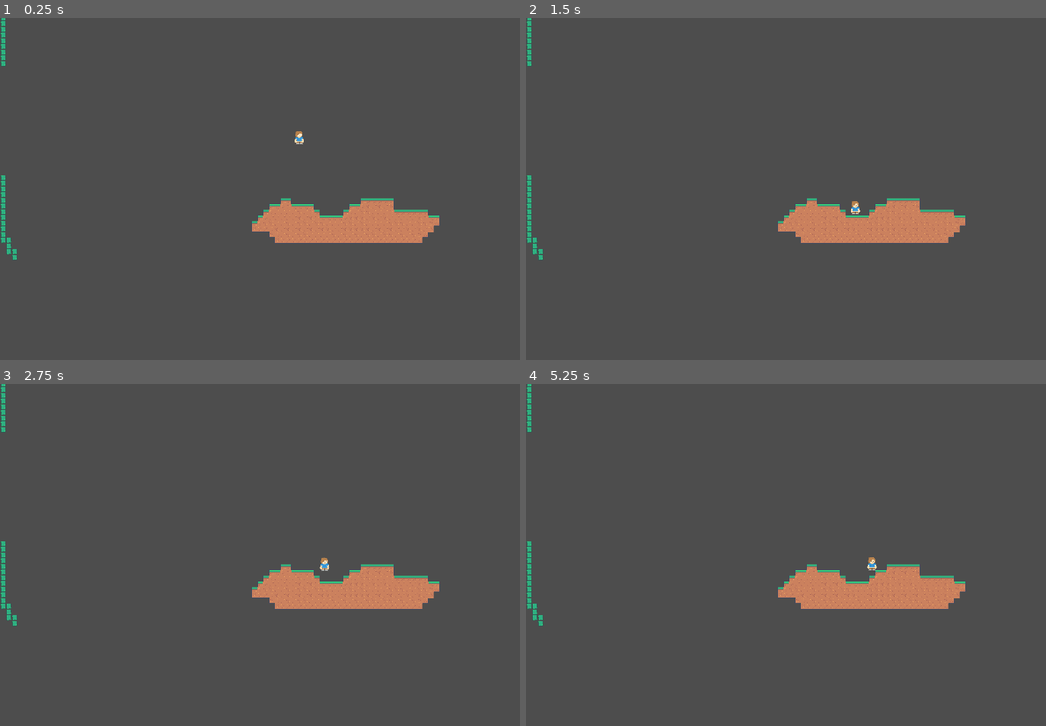
Above: before the commit, frames 1-4 (two rows, left to right).
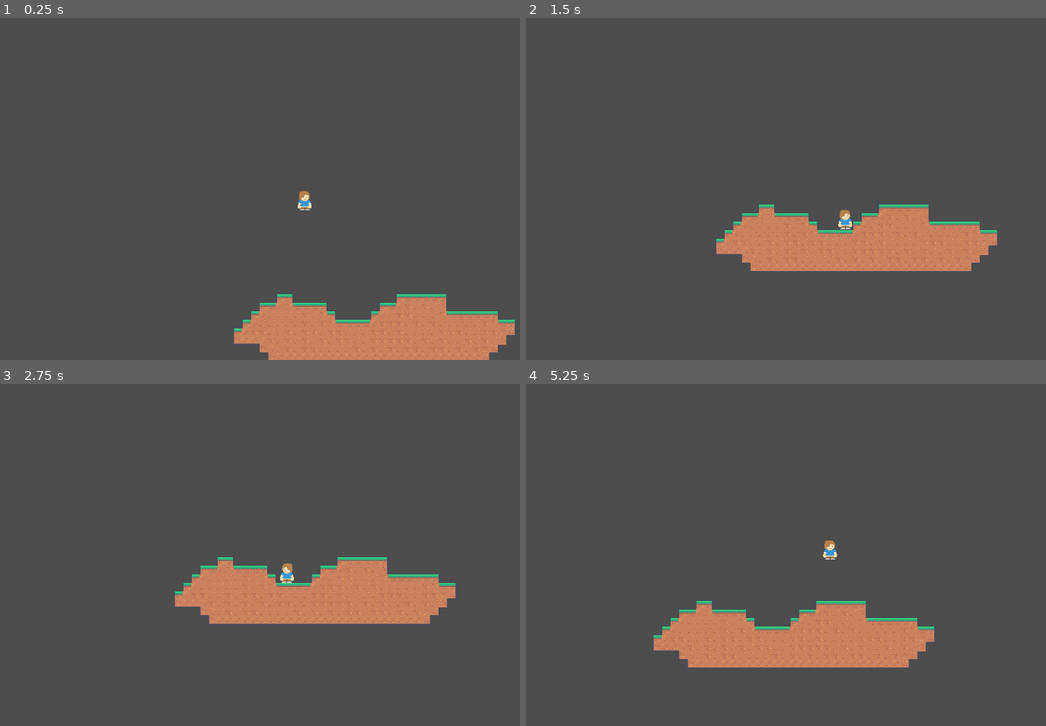
Above: after the commit, the same moments.

Repository: Nrojt/HHS-Game-Dev-Minor
Game: Godot game, scene res://levels/level.tscn
Two runs of this game, one before a commit and one after it. Both use one fixed random seed, a clock stepped at 60 frames per second and the inputs below.
Inputs:
- Up to frame 1 (0.25 s): no input
- Up to frame 2 (1.5 s): hold D (right) from 0.53 s (still down); tap W (jump) at 0.6, 0.77, 1.07, 1.35 s
- Up to frame 3 (2.75 s): tap W (jump) at 1.52, 1.82, 2.1 s; release D (right) at 2.03 s; hold A (left) from 2.03 s (still down)
- Up to frame 4 (5.25 s): release A (left) at 2.78 s; hold D (right) 2.78-4.28 s; tap W (jump) at 2.85, 3.02, 3.32, 3.6, 3.77, 4.07, 4.35, 4.52, 4.82, 5.1 s; hold A (left) 4.28-5.03 s; hold D (right) from 5.03 s (still down)

The runs differ from the first frame. In frame 1, 12% of the frame differs, in the area x 0-99%, y 0-100%; in frame 2, 7.4%; in frame 3, 6.0%; in frame 4, 12%.

Commit message:
Camera follows player, started on state machine

Diff:
--- a/finite-state-machine/levels/level.tscn
+++ b/finite-state-machine/levels/level.tscn
@@ -324,3 +324,13 @@
 [node name="Player" parent="." instance=ExtResource("2_85w51")]
 position = Vector2(816, 135)
 scale = Vector2(0.474717, 0.474717)
+
+[node name="RemoteTransform2D" type="RemoteTransform2D" parent="Player"]
+remote_path = NodePath("../../Camera2D")
+
+[node name="Camera2D" type="Camera2D" parent="."]
+position = Vector2(816, 135)
+scale = Vector2(0.474717, 0.474717)
+zoom = Vector2(1.5, 1.5)
+position_smoothing_enabled = true
+position_smoothing_speed = 3.0
--- a/finite-state-machine/player/player.tscn
+++ b/finite-state-machine/player/player.tscn
@@ -1,7 +1,15 @@
-[gd_scene load_steps=9 format=3 uid="uid://doqmldscj30lt"]
+[gd_scene load_steps=17 format=3 uid="uid://doqmldscj30lt"]
 
 [ext_resource type="Texture2D" uid="uid://8k4f8gshnegl" path="res://assets/female_tilesheet.png" id="1_77ul3"]
 [ext_resource type="Script" path="res://player/scripts/player.gd" id="1_p6x77"]
+[ext_resource type="Script" path="res://player/scripts/player_state_machine.gd" id="3_n408d"]
+[ext_resource type="Script" path="res://player/scripts/states/player_idle.gd" id="4_k7kal"]
+[ext_resource type="Script" path="res://player/scripts/states/player_walk.gd" id="5_2bxls"]
+[ext_resource type="Script" path="res://player/scripts/states/player_run.gd" id="6_hm8d3"]
+[ext_resource type="Script" path="res://player/scripts/states/player_jump.gd" id="7_jgfgs"]
+[ext_resource type="Script" path="res://player/scripts/states/player_slide.gd" id="8_l07wl"]
+[ext_resource type="Script" path="res://player/scripts/states/player_hurt.gd" id="9_n383v"]
+[ext_resource type="Script" path="res://player/scripts/states/player_dash.gd" id="10_sdrb6"]
 
 [sub_resource type="AtlasTexture" id="AtlasTexture_8midg"]
 atlas = ExtResource("1_77ul3")
@@ -58,20 +66,31 @@
 position = Vector2(0.5, 10.5)
 shape = SubResource("RectangleShape2D_ua4im")
 
-[node name="PlayerStateMachine" type="Node" parent="."]
+[node name="PlayerStateMachine" type="Node" parent="." node_paths=PackedStringArray("starting_state")]
+script = ExtResource("3_n408d")
+starting_state = NodePath("idle")
 
-[node name="Idle" type="Node" parent="PlayerStateMachine"]
+[node name="idle" type="Node" parent="PlayerStateMachine"]
+script = ExtResource("4_k7kal")
 
-[node name="Walk" type="Node" parent="PlayerStateMachine"]
+[node name="walk" type="Node" parent="PlayerStateMachine"]
+script = ExtResource("5_2bxls")
 
-[node name="Run" type="Node" parent="PlayerStateMachine"]
+[node name="run" type="Node" parent="PlayerStateMachine"]
+script = ExtResource("6_hm8d3")
 
-[node name="Jump" type="Node" parent="PlayerStateMachine"]
+[node name="jump" type="Node" parent="PlayerStateMachine"]
+script = ExtResource("7_jgfgs")
 
-[node name="Slide" type="Node" parent="PlayerStateMachine"]
+[node name="CoyoteTimer" type="Timer" parent="PlayerStateMachine/jump"]
 
-[node name="Hurt" type="Node" parent="PlayerStateMachine"]
+[node name="slide" type="Node" parent="PlayerStateMachine"]
+script = ExtResource("8_l07wl")
 
-[node name="CoyoteTimer" type="Timer" parent="."]
+[node name="hurt" type="Node" parent="PlayerStateMachine"]
+script = ExtResource("9_n383v")
 
-[connection signal="timeout" from="CoyoteTimer" to="." method="_on_coyote_timer_timeout"]
+[node name="dash" type="Node" parent="PlayerStateMachine"]
+script = ExtResource("10_sdrb6")
+
+[connection signal="timeout" from="PlayerStateMachine/jump/CoyoteTimer" to="." method="_on_coyote_timer_timeout"]
--- a/finite-state-machine/player/scripts/player.gd
+++ b/finite-state-machine/player/scripts/player.gd
@@ -1,40 +1,14 @@
 extends CharacterBody2D
 
-@export var SPEED: float = 100.0
-@export var JUMP_VELOCITY: float = -300.0
-@export var COYOTE_TIME: float = 0.1
-@export var MAX_JUMPS: int = 2
-
-@onready var coyote_timer := $CoyoteTimer
-
-var jumps_available: int = MAX_JUMPS
+@onready var state_machine := $PlayerStateMachine
+@onready var animated_sprite := $AnimatedSprite2D
 
 
-func _physics_process(delta):
-	# Handle jump
-	if Input.is_action_just_pressed("jump") and jumps_available > 0:
-		jumps_available -= 1
-		velocity.y = JUMP_VELOCITY
-
-	# Add the gravity.
-	if not is_on_floor():
-		if jumps_available > 0 and coyote_timer.is_stopped():
-			coyote_timer.start(COYOTE_TIME)
-		velocity += get_gravity() * delta
-	else:
-		coyote_timer.stop()
-		jumps_available = MAX_JUMPS
-
-	# Get the input direction and handle the movement/deceleration.
-	var direction: float = Input.get_axis("left", "right")
-	if direction:
-		velocity.x = direction * SPEED
-	else:
-		velocity.x = move_toward(velocity.x, 0, SPEED)
-
+func _physics_process(_delta):
 	move_and_slide()
 
-
-func _on_coyote_timer_timeout():
-	if not is_on_floor() and jumps_available > 0:
-		jumps_available -= 1
+	# flipping the sprite
+	if velocity.x < 0:
+		animated_sprite.flip_h = true
+	elif velocity.x > 0:
+		animated_sprite.flip_h = false
--- /dev/null
+++ b/finite-state-machine/player/scripts/player_state.gd
@@ -0,0 +1,40 @@
+extends Node
+class_name PlayerState
+
+@export var ANIMATION_NAME: String
+@export var PLAYER: CharacterBody2D
+
+var jump_available: bool = true
+## Emitted when the state finishes and wants to transition to another state.
+signal transition(next_state_path: String, data: Dictionary)
+
+
+func init(player: CharacterBody2D) -> void:
+	PLAYER = player
+
+
+## Called by the state machine when receiving unhandled input events.
+func handle_input(_event: InputEvent) -> void:
+	pass
+
+
+## Called by the state machine on the engine's main loop tick.
+func update(_delta: float) -> void:
+	pass
+
+
+## Called by the state machine on the engine's physics update tick.
+func physics_update(_delta: float) -> void:
+	pass
+
+
+## Called by the state machine upon changing the active state. The `data` parameter
+## is a dictionary with arbitrary data the state can use to initialize itself.
+func enter(previous_state_path: String, data := {}) -> void:
+	pass
+
+
+## Called by the state machine before changing the active state. Use this function
+## to clean up the state.
+func exit() -> void:
+	pass
--- /dev/null
+++ b/finite-state-machine/player/scripts/player_state_machine.gd
@@ -0,0 +1,55 @@
+extends Node
+
+@export var starting_state: PlayerState
+
+@onready
+var current_state: PlayerState = get_initial_state()
+@onready var player := $".." #Todo passing in player directly kinda bad
+
+var states: Dictionary = {}
+
+
+func get_initial_state() -> PlayerState:
+	return starting_state if starting_state != null else get_child( 0)
+
+
+func _ready() -> void:
+	# Give every state a reference to the state machine.
+	for state_node: PlayerState in find_children("*", "res://player/scripts/player_state.gd"):
+		states[state_node.name.to_lower()] = state_node
+		state_node.transition.connect(_transition_to_next_state)
+		state_node.init(player)
+
+	print(states)
+
+	# State machines usually access data from the root node of the scene they're part of: the owner.
+	# We wait for the owner to be ready to guarantee all the data and nodes the states may need are available.
+	await owner.ready
+
+	if current_state:
+		current_state.enter("")
+
+
+func _process(delta: float) -> void:
+	if current_state == null:
+		printerr(owner.name + ": No state set.")
+		return
+	current_state.update(delta)
+
+
+func _physics_process(delta: float) -> void:
+	if current_state == null:
+		printerr(owner.name + ": No state set.")
+		return
+	current_state.physics_update(delta)
+
+
+func _transition_to_next_state(target_state_path: String, data: Dictionary = {}) -> void:
+	if not has_node(target_state_path):
+		printerr(owner.name + ": Trying to transition to state " + target_state_path + " but it does not exist.")
+		return
+
+	var previous_state_path := current_state.name
+	current_state.exit()
+	current_state = get_node(target_state_path.to_lower())
+	current_state.enter(previous_state_path, data)
--- /dev/null
+++ b/finite-state-machine/player/scripts/states/player_dash.gd
@@ -0,0 +1,2 @@
+extends PlayerState
+class_name PlayerDash
--- /dev/null
+++ b/finite-state-machine/player/scripts/states/player_hurt.gd
@@ -0,0 +1,2 @@
+extends PlayerState
+class_name PlayerHurt
--- /dev/null
+++ b/finite-state-machine/player/scripts/states/player_idle.gd
@@ -0,0 +1,12 @@
+extends PlayerState
+class_name PlayerIdle
+
+## Called by the state machine when receiving unhandled input events.
+func handle_input(_event: InputEvent) -> void:
+	pass
+
+
+## Called by the state machine before changing the active state. Use this function
+## to clean up the state.
+func exit() -> void:
+	pass
--- /dev/null
+++ b/finite-state-machine/player/scripts/states/player_jump.gd
@@ -0,0 +1,31 @@
+extends PlayerState
+class_name PlayerJump
+
+@export var JUMP_VELOCITY: float = -300.0
+@export var COYOTE_TIME: float = 0.1
+
+@onready var coyote_timer := $CoyoteTimer # Todo this will break in hirearchy
+
+
+# TODO fix: why can the player sometimes jump twice
+
+func _physics_process(delta):
+	# Handle jump
+	if Input.is_action_just_pressed("jump") and jump_available:
+		jump_available = false
+		PLAYER.velocity.y = JUMP_VELOCITY
+
+	# Add the gravity.
+	if not PLAYER.is_on_floor():
+		if jump_available and coyote_timer.is_stopped():
+			coyote_timer.start(COYOTE_TIME)
+		PLAYER.velocity += PLAYER.get_gravity() * delta
+	else:
+		coyote_timer.stop()
+		jump_available = true
+
+
+func _on_coyote_timer_timeout():
+	if not PLAYER.is_on_floor():
+		jump_available = false
+	pass
--- /dev/null
+++ b/finite-state-machine/player/scripts/states/player_run.gd
@@ -0,0 +1,13 @@
+extends PlayerState
+class_name PlayerRun
+
+@export var MOVE_SPEED: float = 150.0
+
+
+func _physics_process(delta):
+	# Get the input direction and handle the movement/deceleration.
+	var direction: float = Input.get_axis("left", "right")
+	if direction:
+		PLAYER.velocity.x = direction * MOVE_SPEED
+	else:
+		PLAYER.velocity.x = move_toward(PLAYER.velocity.x, 0, MOVE_SPEED)
--- /dev/null
+++ b/finite-state-machine/player/scripts/states/player_slide.gd
@@ -0,0 +1,2 @@
+extends PlayerState
+class_name PlayerSlide
--- /dev/null
+++ b/finite-state-machine/player/scripts/states/player_walk.gd
@@ -0,0 +1,13 @@
+extends PlayerState
+class_name PlayerWalk
+
+@export var MOVE_SPEED: float = 100.0
+
+
+func _physics_process(delta):
+	# Get the input direction and handle the movement/deceleration.
+	var direction: float = Input.get_axis("left", "right")
+	if direction:
+		PLAYER.velocity.x = direction * MOVE_SPEED
+	else:
+		PLAYER.velocity.x = move_toward(PLAYER.velocity.x, 0, MOVE_SPEED)
